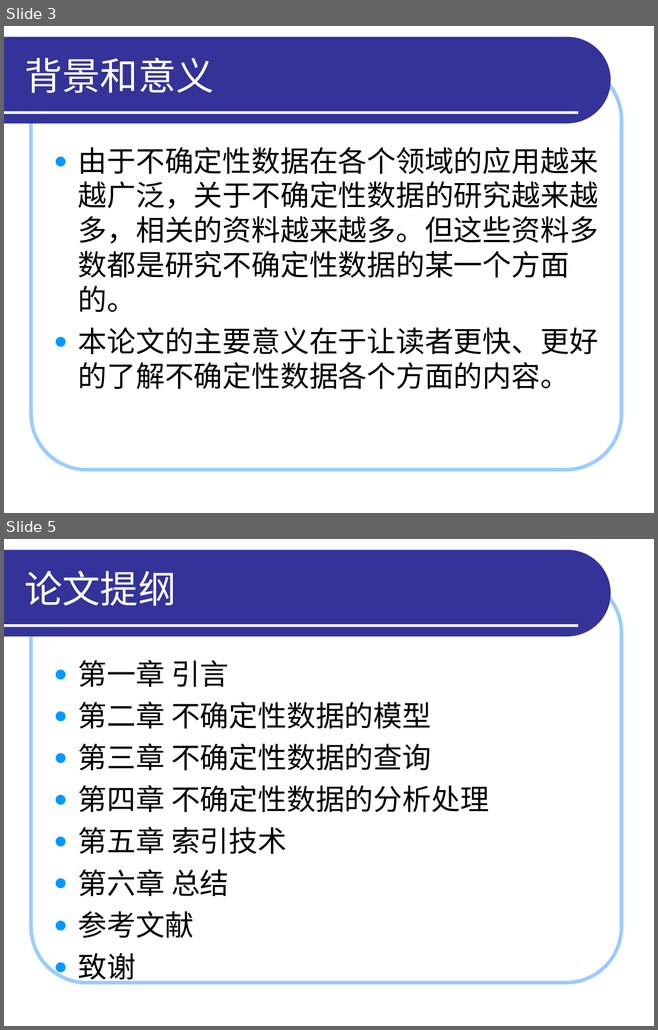
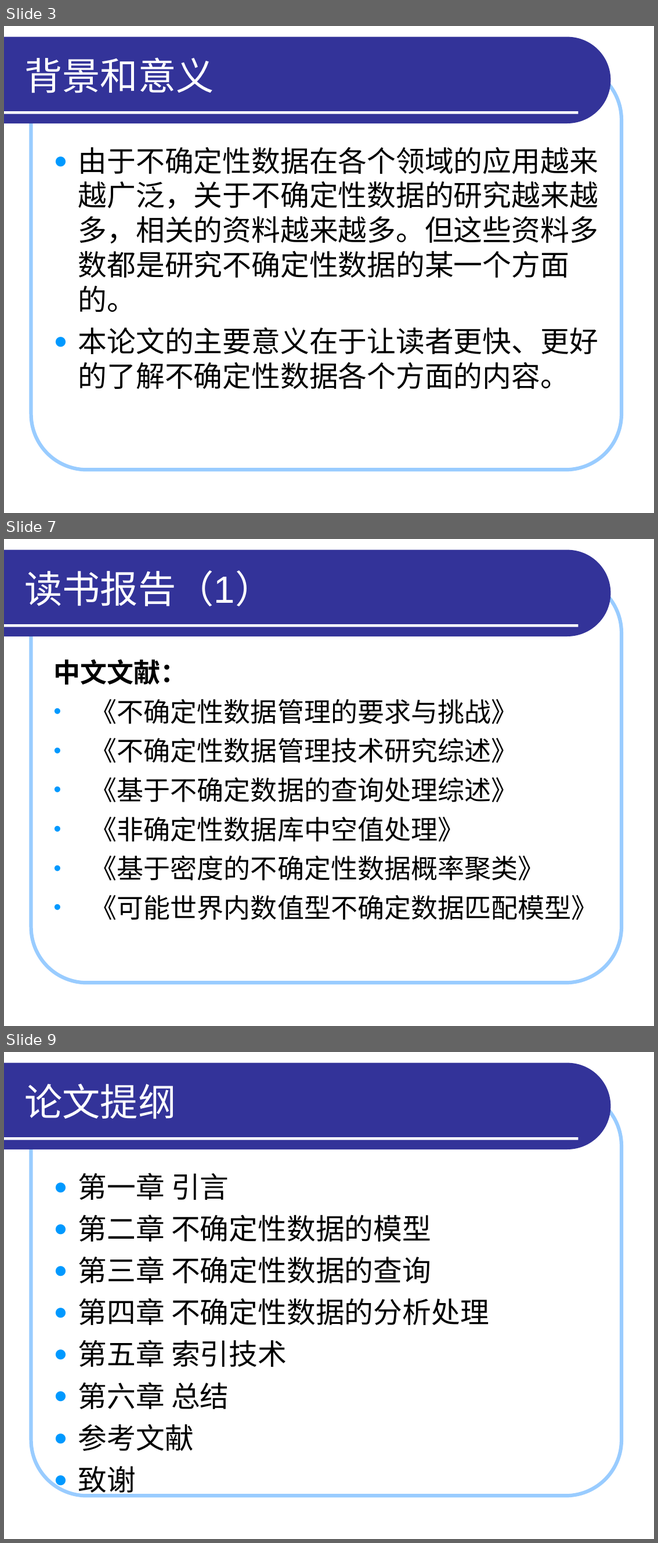
Before and after one commit to HiltonWei/wpstest, a slide deck: branches/区钺坚/读书报告/答辩演示_区钺坚.ppt. Shown one above the other, each under a label of ours: slides 3 and 5 before the commit, slides 3, 7 and 9 after it; the slides between them are not shown. The pictures are 658x1030 and 658x1543 pixels, drawn with LibreOffice and Linux fonts; fonts in the diff are those of the drawing. Boxes give left, top, right and bottom in pixels: in the first picture for what was removed or moved away, otherwise in the second. Text is boxed around its words. In the diff, an @@ line names an element or a change of style, - is before the commit and + after.

```diff
--- a/branches/区钺坚/读书报告/答辩演示_区钺坚.ppt
+++ b/branches/区钺坚/读书报告/答辩演示_区钺坚.ppt
@@ slide 7 added at box(4, 539, 654, 1026), background #FFFFFF; not listed: 3 template elements that a slide beside it also shows @@
@@ title added at box(24, 570, 273, 606), 42 pt, text #FFFFFF @@
+读书报告（1）
@@ text added at box(54, 659, 598, 920), 29.6 pt, text #000000 @@
+中文文献：
+• 《不确定性数据管理的要求与挑战》
+• 《不确定性数据管理技术研究综述》
+• 《基于不确定数据的查询处理综述》
+• 《非确定性数据库中空值处理》
+• 《基于密度的不确定性数据概率聚类》
+• 《可能世界内数值型不确定数据匹配模型》
@@ what was slide 5 is now slide 9 @@
```
Also in this commit, not shown: 8 slides changed, 4 other slides added, 1 other file.
